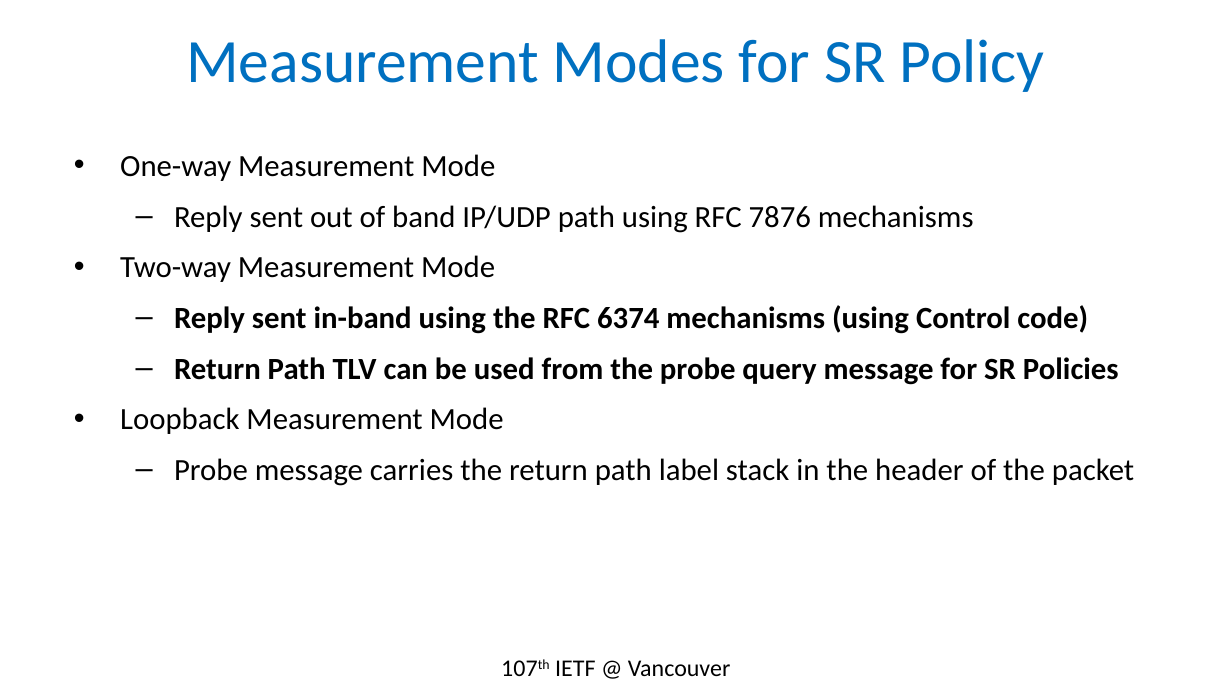
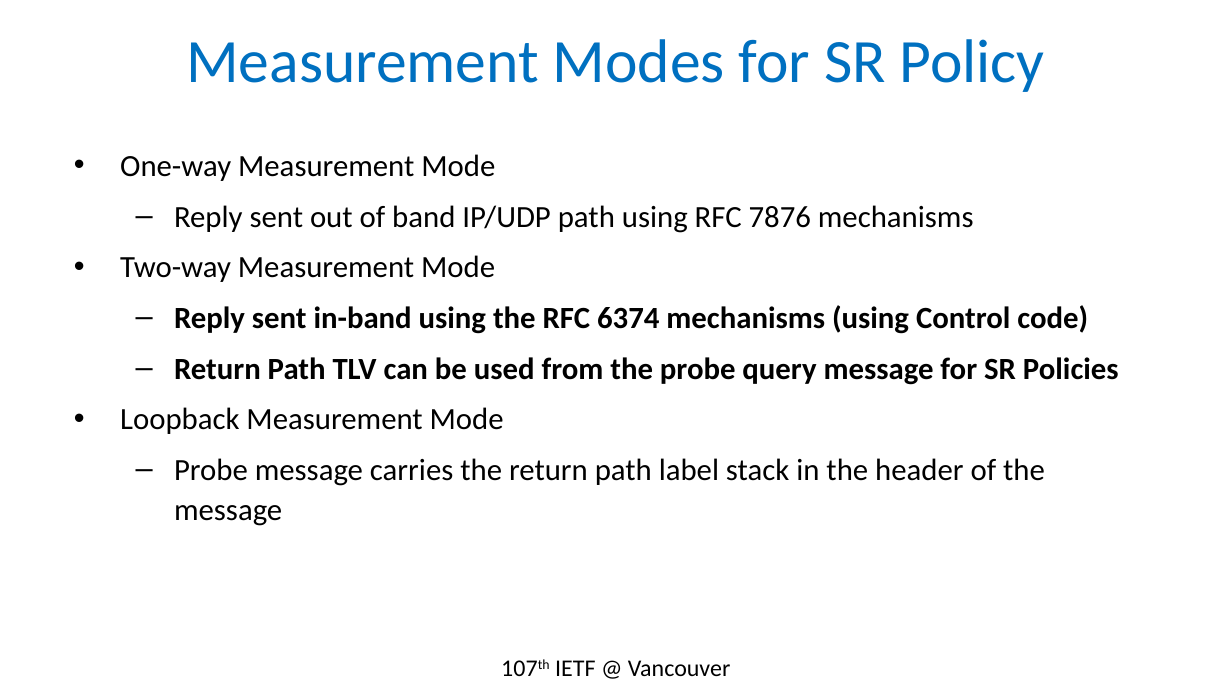
Before and after one commit to rakgandhi/ietf-slides, a slide deck: slide 6 of draft-gandhi-mpls-rfc6374-sr-02.pptx. Drawn at 1232x693 pixels with LibreOffice and Linux fonts; fonts in the diff are those of the drawing. Boxes give left, top, right and bottom in pixels: in the first picture for what was removed or moved away, otherwise in the second. Text is boxed around its words. In the diff, an @@ line names an element or a change of style, - is before the commit and + after.

```diff
--- a/draft-gandhi-mpls-rfc6374-sr-02.pptx
+++ b/draft-gandhi-mpls-rfc6374-sr-02.pptx
@@ text at (174,458,1045,526): text changed @@
-  – Probe message carries the return path label stack in the header of the packet
+  – Probe message carries the return path label stack in the header of the message
```
Also in this commit, not shown: 2 other slides changed.
